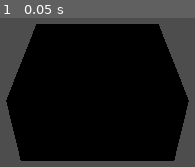
Above: before the commit, frame 1.
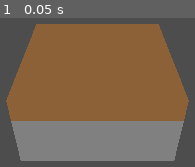
Above: after the commit, the same moment.

Repository: Brohuld/Forgotten-Caves
Game: Godot game, scene res://scenes/Main.tscn
The game is run twice, just before and just after one commit, with the same random seed, the same clock (stepped at 60 frames per second) and the same inputs.
Inputs:
- Up to frame 1 (0.05 s): no input

The runs differ from the first frame. In frame 1, 75% of the frame differs, in the area x 3-97%, y 4-96%.

Commit message:
Sprint 1: materiaux non eclaires pour couleurs propres

Diff:
--- a/scripts/VoxelWorld.gd
+++ b/scripts/VoxelWorld.gd
@@ -71,10 +71,12 @@
 	var mat_dirt := StandardMaterial3D.new()
 	mat_dirt.albedo_color = Color(0.55, 0.38, 0.22)
 	mat_dirt.cull_mode = BaseMaterial3D.CULL_DISABLED
+	mat_dirt.shading_mode = BaseMaterial3D.SHADING_MODE_UNSHADED
 
 	var mat_stone := StandardMaterial3D.new()
 	mat_stone.albedo_color = Color(0.5, 0.5, 0.5)
 	mat_stone.cull_mode = BaseMaterial3D.CULL_DISABLED
+	mat_stone.shading_mode = BaseMaterial3D.SHADING_MODE_UNSHADED
 
 	mesh.surface_set_material(0, mat_dirt)
 	mesh.surface_set_material(1, mat_stone)
Not shown, added: scripts/Main.gd.uid
Not shown, added: scripts/VoxelWorld.gd.uid
